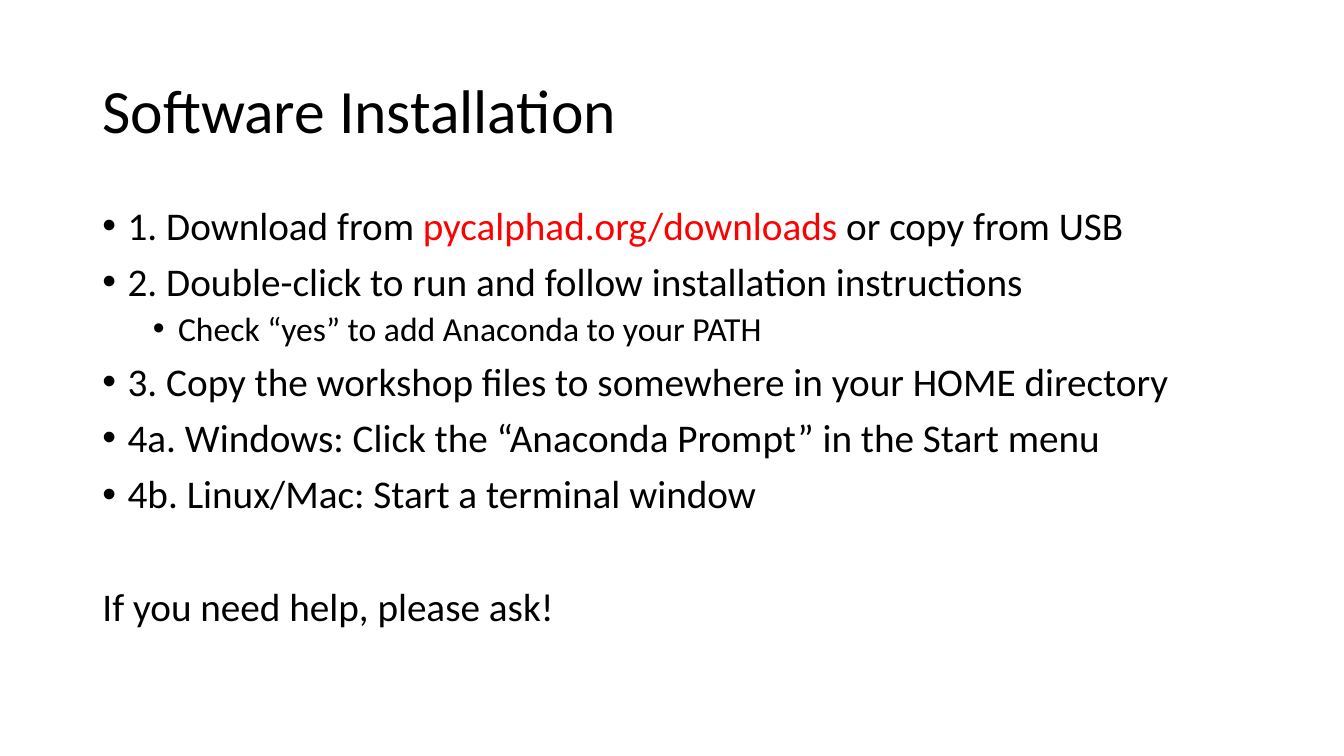
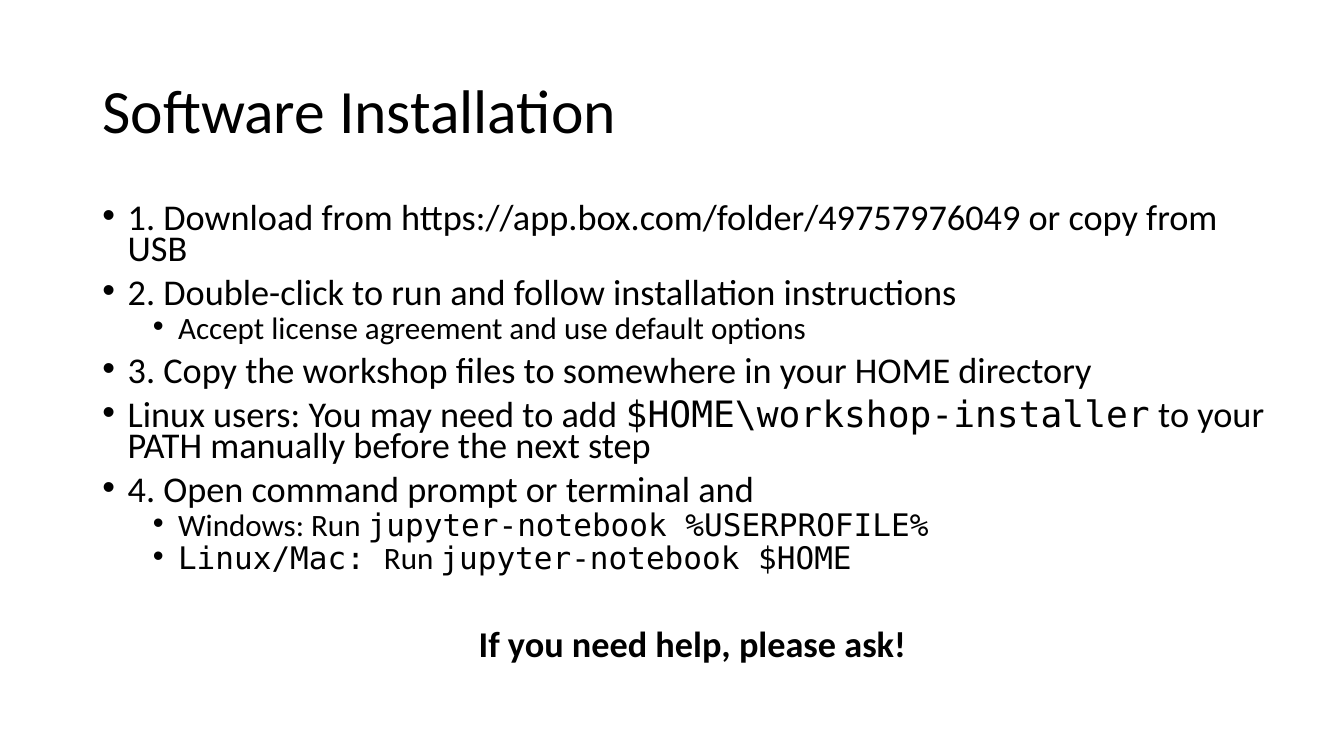
Before and after one commit to PhasesResearchLab/2018-CALPHAD-Workshop, a slide deck: slide 7 of 2018-05-27-workshop-intro.pptx. Drawn at 1344x756 pixels with LibreOffice and Linux fonts; fonts in the diff are those of the drawing. Boxes give left, top, right and bottom in pixels: in the first picture for what was removed or moved away, otherwise in the second. Text is boxed around its words. In the diff, an @@ line names an element or a change of style, - is before the commit and + after.

Commit message:
Update installation instructions

```diff
--- a/2018-05-27-workshop-intro.pptx
+++ b/2018-05-27-workshop-intro.pptx
@@ text at box(128, 204, 1217, 262): text changed; size 28 to 25.9 pt @@
-• 1. Download from pycalphad.org/downloads or copy from USB
+• 1. Download from https://app.box.com/folder/49757976049 or copy from USB
@@ text at box(128, 279, 1091, 663): size 28 to 25.9 pt in "2. Double-click to run and follow installation ...", "3. Copy the workshop files to somewhere ...", "If you need help, please ask!"; bold on in "If you need help, please ask!"; line spacing 0.9 to 0.7; alignment left to centre @@
@@ text at box(178, 317, 806, 345): text changed; size 24 to 22.2 pt @@
-  • Check “yes” to add Anaconda to your PATH
+  • Accept license agreement and use default options
@@ text at box(128, 399, 1264, 576): text changed; size 28 to 25.9 pt @@
-• 4a. Windows: Click the “Anaconda Prompt” in the Start menu
-• 4b. Linux/Mac: Start a terminal window
+• Linux users: You may need to add $HOME\workshop-installer to your PATH manually before the next step
+• 4. Open command prompt or terminal and
+  • Windows: Run jupyter-notebook %USERPROFILE%
+  • Linux/Mac: Run jupyter-notebook $HOME
```
